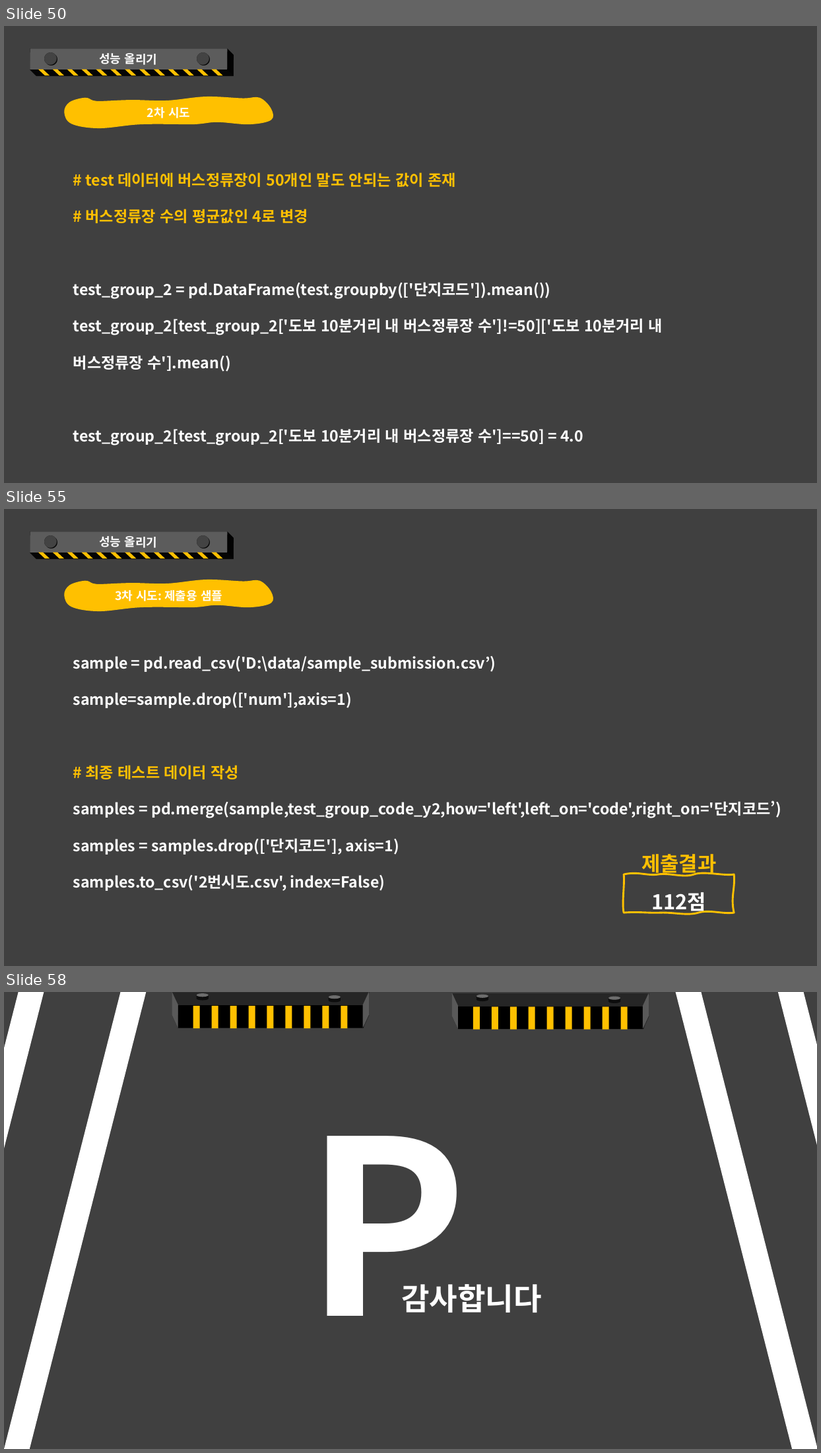
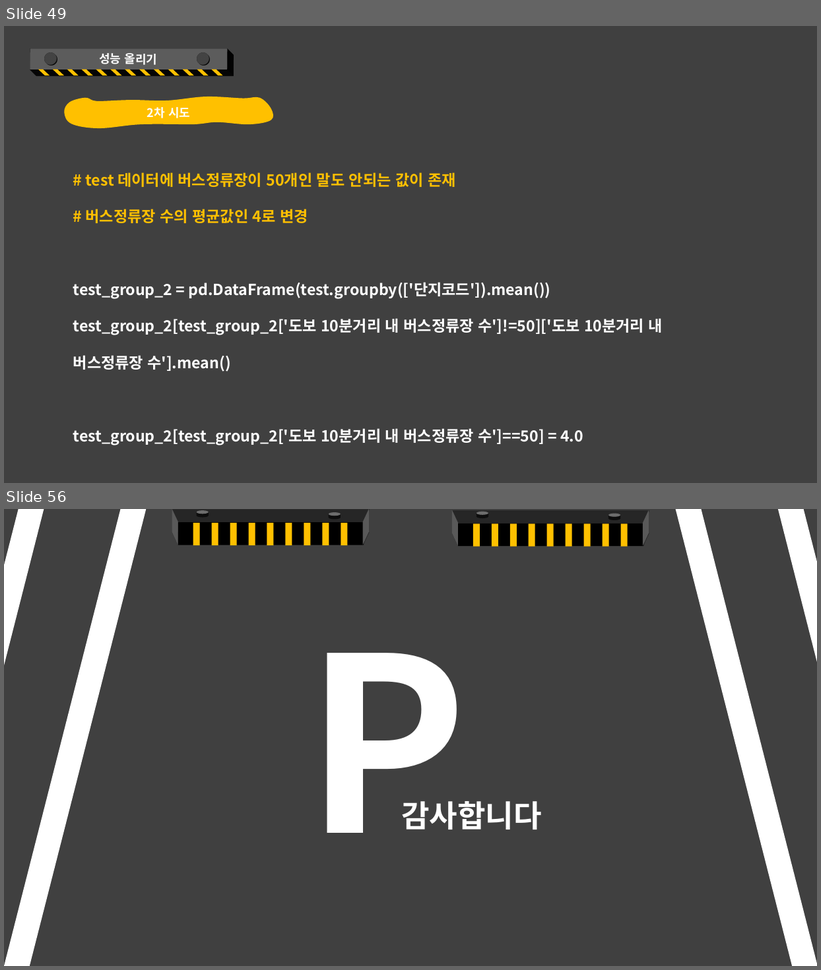
Before and after one commit to kkkkyoung/parking_project, a slide deck: PlayDate_2nd_project.pptx. Shown one above the other, each under a label of ours: slides 50, 55 and 58 before the commit, slides 49 and 56 after it; the slides between them are not shown. The pictures are 821x1453 and 821x970 pixels, drawn with LibreOffice and Linux fonts; fonts in the diff are those of the drawing. Boxes give left, top, right and bottom in pixels: in the first picture for what was removed or moved away, otherwise in the second. Text is boxed around its words. In the diff, an @@ line names an element or a change of style, - is before the commit and + after.

```diff
--- a/PlayDate_2nd_project.pptx
+++ b/PlayDate_2nd_project.pptx
@@ slide 55 removed at (4, 509, 817, 966), background #404040 @@
@@ rectangle removed at (30, 531, 227, 553) @@
-성능 올리기
@@ ellipse removed at (44, 536, 56, 548) @@
@@ ellipse removed at (197, 536, 209, 548) @@
@@ parallelogram removed at (38, 553, 50, 559) @@
@@ parallelogram removed at (53, 553, 64, 559) @@
@@ parallelogram removed at (67, 553, 79, 559) @@
@@ parallelogram removed at (81, 553, 93, 559) @@
@@ parallelogram removed at (96, 553, 108, 559) @@
@@ parallelogram removed at (111, 553, 122, 559) @@
@@ parallelogram removed at (125, 553, 137, 559) @@
@@ parallelogram removed at (139, 553, 151, 559) @@
@@ parallelogram removed at (154, 553, 166, 559) @@
@@ parallelogram removed at (168, 553, 180, 559) @@
@@ parallelogram removed at (183, 553, 194, 559) @@
@@ parallelogram removed at (197, 553, 209, 559) @@
@@ parallelogram removed at (211, 553, 223, 559) @@
@@ freeform shape removed at (64, 580, 274, 611) @@
-3차 시도: 제출용 샘플
@@ text removed at (73, 656, 781, 891) @@
-sample = pd.read_csv('D:\data/sample_submission.csv’)
-sample=sample.drop(['num'],axis=1)
-# 최종 테스트 데이터 작성
-samples = pd.merge(sample,test_group_code_y2,how='left',left_on='code',right_on='단지코드’)
-samples = samples.drop(['단지코드'], axis=1)
-samples.to_csv('2번시도.csv', index=False)
@@ free removed at (624, 836, 734, 875) @@
-제출결과
@@ freeform shape removed at (624, 875, 734, 914) @@
-112점
@@ what was slide 50 is now slide 49 @@
@@ what was slide 58 is now slide 56 @@
```
Also in this commit, not shown: 7 slides changed, 1 slide added, 2 other slides removed.
